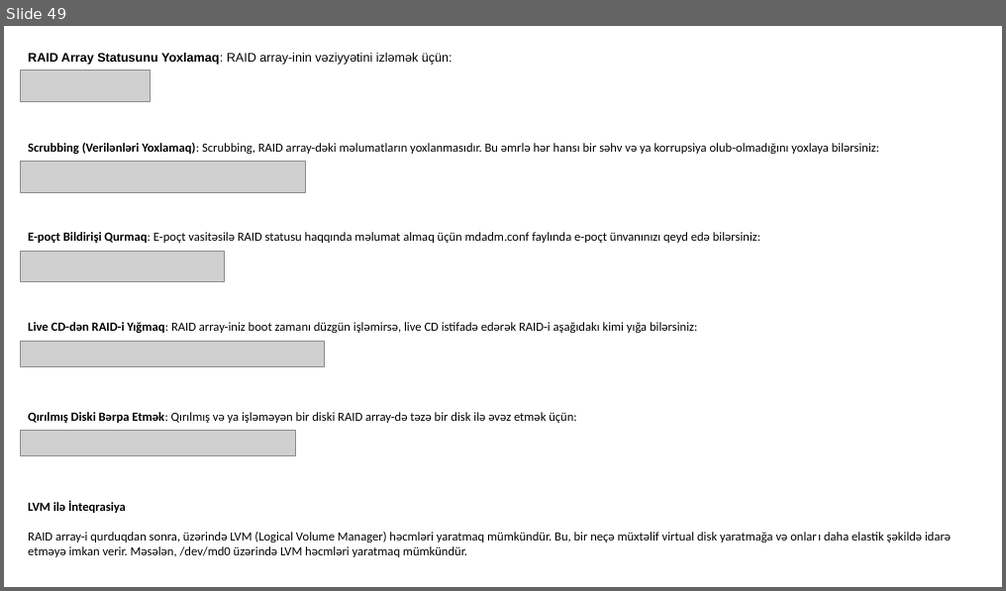
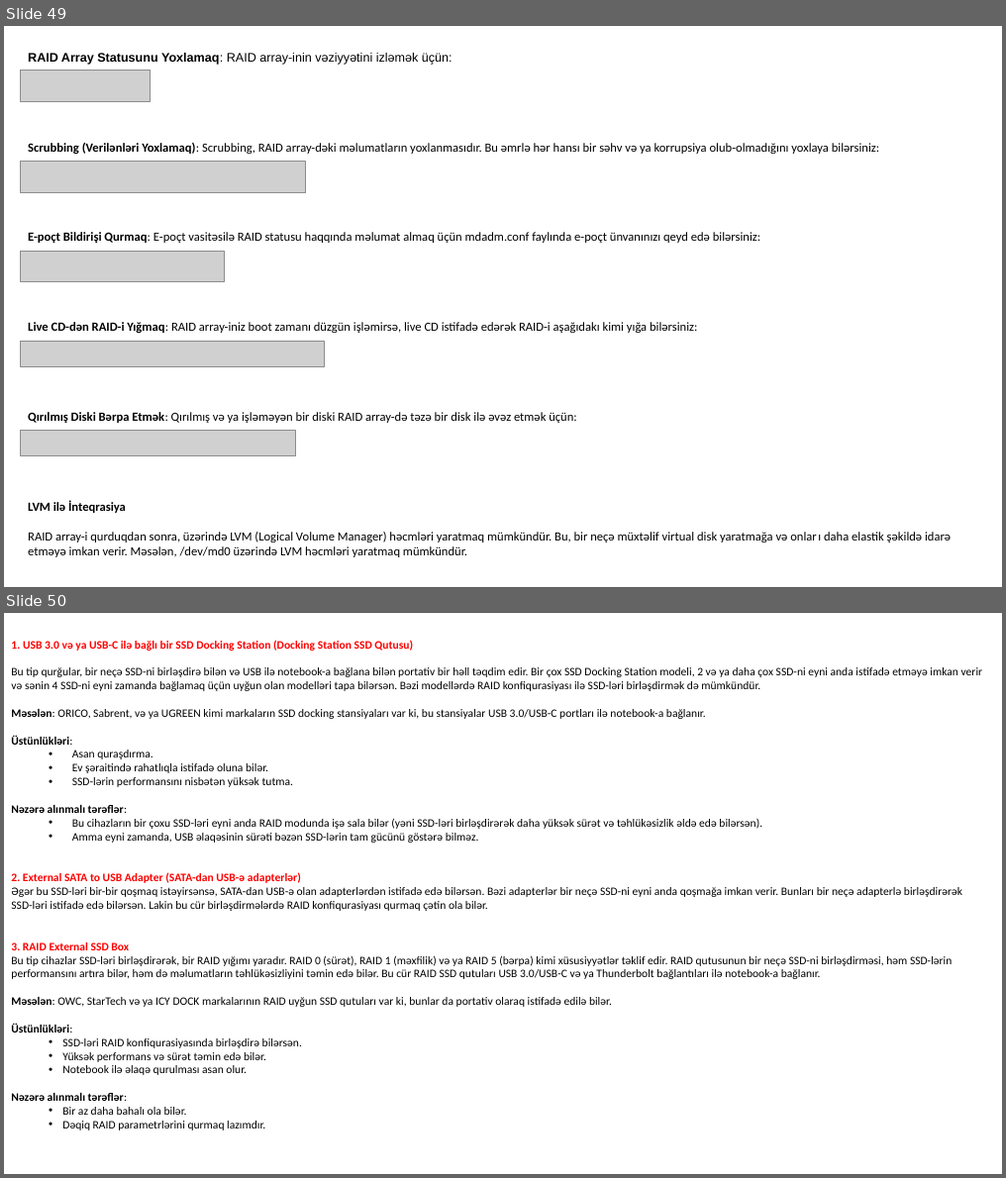
Before and after one commit to codeurient/DevOps, a slide deck: .lessons/1 operating systems/1 linux/1.pptx. Shown one above the other, each under a label of ours: slide 49 before the commit, slides 49 and 50 after it. The pictures are 1006x591 and 1006x1178 pixels, drawn with LibreOffice and Linux fonts; fonts in the diff are those of the drawing; grey boxes stand for pictures. Boxes give left, top, right and bottom in pixels: in the first picture for what was removed or moved away, otherwise in the second. Text is boxed around its words. In the diff, an @@ line names an element or a change of style, - is before the commit and + after.

Commit message:
ZFS

```diff
--- a/.lessons/1 operating systems/1 linux/1.pptx
+++ b/.lessons/1 operating systems/1 linux/1.pptx
@@ slide 50 added at bbox=[4, 613, 1002, 1174], background #FFFFFF @@
@@ text added at bbox=[11, 640, 983, 1131], 11 pt, text #000000 @@
+1. USB 3.0 və ya USB-C ilə bağlı bir SSD Docking Station (Docking Station SSD Qutusu)
+Bu tip qurğular, bir neçə SSD-ni birləşdirə bilən və USB ilə notebook-a bağlana bilən portativ bir həll təqdim edir. Bir çox SSD Docking Station modeli, 2 və ya daha çox SSD-ni eyni anda istifadə etməyə imkan verir və sənin 4 SSD-ni eyni zamanda bağlamaq üçün uyğun olan modelləri tapa bilərsən. Bəzi modellərdə RAID konfiqurasiyası ilə SSD-ləri birləşdirmək də mümkündür.
+Məsələn: ORICO, Sabrent, və ya UGREEN kimi markaların SSD docking stansiyaları var ki, bu stansiyalar USB 3.0/USB-C portları ilə notebook-a bağlanır.
+Üstünlükləri:
+  • Asan quraşdırma.
+  • Ev şəraitində rahatlıqla istifadə oluna bilər.
+  • SSD-lərin performansını nisbətən yüksək tutma.
+Nəzərə alınmalı tərəflər:
+  • Bu cihazların bir çoxu SSD-ləri eyni anda RAID modunda işə sala bilər (yəni SSD-ləri birləşdirərək daha yüksək sürət və təhlükəsizlik əldə edə bilərsən).
+  • Amma eyni zamanda, USB əlaqəsinin sürəti bəzən SSD-lərin tam gücünü göstərə bilməz.
+2. External SATA to USB Adapter (SATA-dan USB-ə adapterlər)
+Əgər bu SSD-ləri bir-bir qoşmaq istəyirsənsə, SATA-dan USB-ə olan adapterlərdən istifadə edə bilərsən. Bəzi adapterlər bir neçə SSD-ni eyni anda qoşmağa imkan verir. Bunları bir neçə adapterlə birləşdirərək
+SSD-ləri istifadə edə bilərsən. Lakin bu cür birləşdirmələrdə RAID konfiqurasiyası qurmaq çətin ola bilər.
+3. RAID External SSD Box
+Bu tip cihazlar SSD-ləri birləşdirərək, bir RAID yığımı yaradır. RAID 0 (sürət), RAID 1 (məxfilik) və ya RAID 5 (bərpa) kimi xüsusiyyətlər təklif edir. RAID qutusunun bir neçə SSD-ni birləşdirməsi, həm SSD-lərin performansını artıra bilər, həm də məlumatların təhlükəsizliyini təmin edə bilər. Bu cür RAID SSD qutuları USB 3.0/USB-C və ya Thunderbolt bağlantıları ilə notebook-a bağlanır.
+Məsələn: OWC, StarTech və ya ICY DOCK markalarının RAID uyğun SSD qutuları var ki, bunlar da portativ olaraq istifadə edilə bilər.
+Üstünlükləri:
+  • SSD-ləri RAID konfiqurasiyasında birləşdirə bilərsən.
+  • Yüksək performans və sürət təmin edə bilər.
+  • Notebook ilə əlaqə qurulması asan olur.
+Nəzərə alınmalı tərəflər:
+  • Bir az daha bahalı ola bilər.
+  • Dəqiq RAID parametrlərini qurmaq lazımdır.
```
Also in this commit, not shown: 7 other slides added, 8 slides removed.
